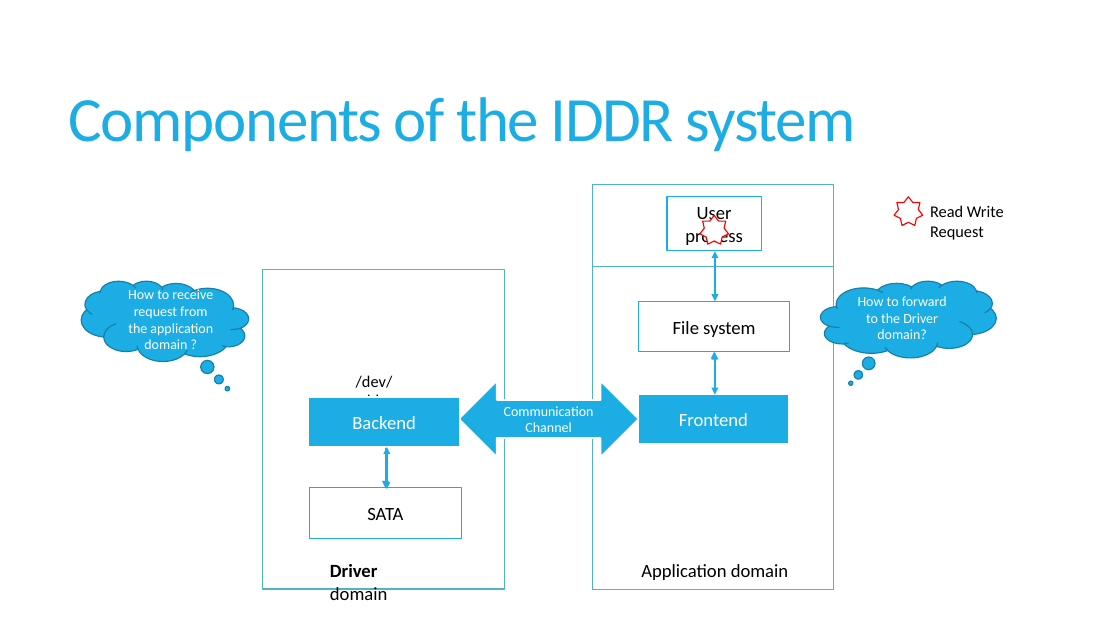
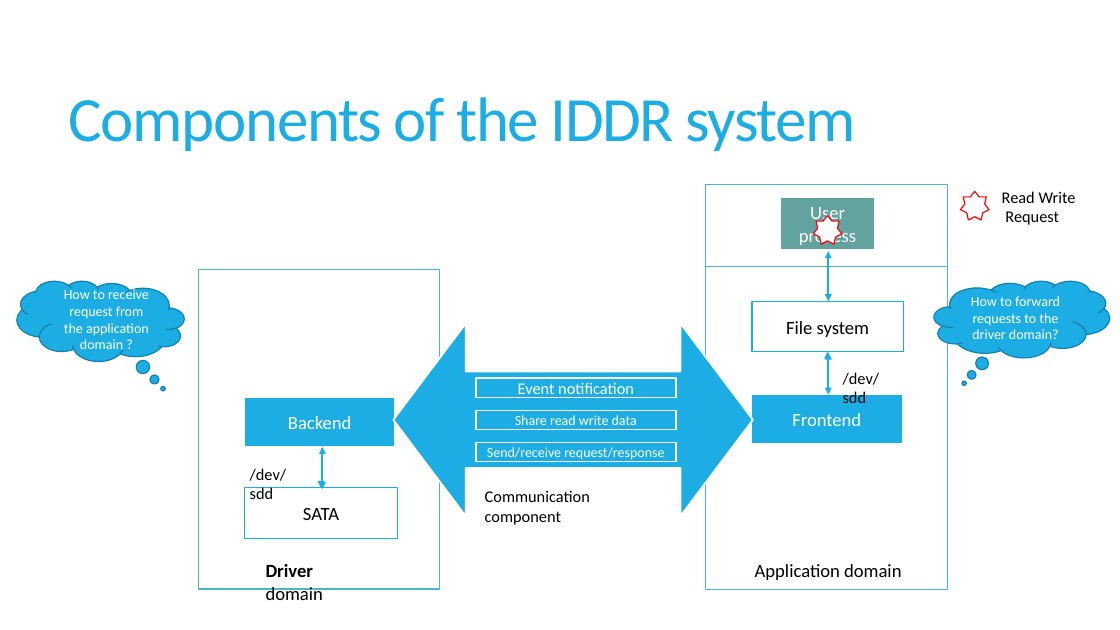
Before and after one commit to sushirol/Isolated-Driver-Domain, a slide deck: slide 10 of doc/presentation/IDDR.pptx (slide 11 before the commit). Drawn at 1120x630 pixels with LibreOffice and Linux fonts; fonts in the diff are those of the drawing. Boxes give left, top, right and bottom in pixels: in the first picture for what was removed or moved away, otherwise in the second. Text is boxed around its words. In the diff, an @@ line names an element or a change of style, - is before the commit and + after.

```diff
--- a/doc/presentation/IDDR.pptx
+++ b/doc/presentation/IDDR.pptx
@@ 4 rectangles, 2 double arrows, 1 text, 1 thought cloud, 1 star, 1 line: place and size @@
-4 rectangles, 2 double arrows, 1 text, 1 thought cloud, 1 star, 1 line at bbox=[592, 184, 996, 589]
+4 rectangles, 2 double arrows, 1 text, 1 thought cloud, 1 star, 1 line at bbox=[706, 184, 1110, 589]
@@ rectangle "User process" at bbox=[781, 197, 875, 250]: text colour #000000 to #FFFFFF; fill #FFFFFF to #62A39F; outline #1CADE4 1 pt to #FFFFFF 1.5 pt @@
@@ star: place and size @@
-star at bbox=[894, 197, 923, 225]
+star at bbox=[960, 192, 989, 220]
@@ text at bbox=[1002, 191, 1076, 225]: text changed @@
-Read Write Request
+Read Write
+Request
@@ text in thought cloud at bbox=[971, 296, 1060, 344]: text changed @@
-How to forward to the Driver domain?
+How to forward requests to the driver domain?
@@ left right arrow added at bbox=[393, 323, 753, 516], fill #1CADE4, outline #FFFFFF 1.5 pt @@
@@ elbow double arrow moved from (714, 352) - (386, 488) to (828, 352) - (321, 488) @@
@@ left right arrow removed at bbox=[459, 381, 639, 457] @@
-Communication Channel
@@ rectangle added at bbox=[476, 378, 676, 397], fill #1CADE4, outline #FFFFFF 1.5 pt, 14 pt, text #FFFFFF @@
+Event notification
@@ text added at bbox=[843, 372, 880, 403], 14 pt, text #000000 @@
+/dev/sdd
@@ rectangle added at bbox=[476, 411, 676, 430], fill #1CADE4, outline #FFFFFF 1.5 pt, 12 pt, text #FFFFFF @@
+Share read write data
@@ 3 rectangles, 1 thought cloud, 1 text, 1 double arrow: place and size @@
-3 rectangles, 1 thought cloud, 1 text, 1 double arrow at bbox=[82, 270, 504, 600]
+3 rectangles, 1 thought cloud, 1 text, 1 double arrow at bbox=[17, 270, 439, 600]
@@ rectangle added at bbox=[476, 443, 676, 462], fill #1CADE4, outline #FFFFFF 1.5 pt, 12 pt, text #FFFFFF @@
+Send/receive request/response
@@ text "/dev/sdd" rewrapped from bbox=[356, 375, 393, 398] to bbox=[250, 468, 287, 499] @@
@@ text added at bbox=[485, 490, 590, 525], 14 pt, text #000000 @@
+Communication component
```
Also in this commit, not shown: 18 other slides changed, 13 slides added, 14 slides removed.
